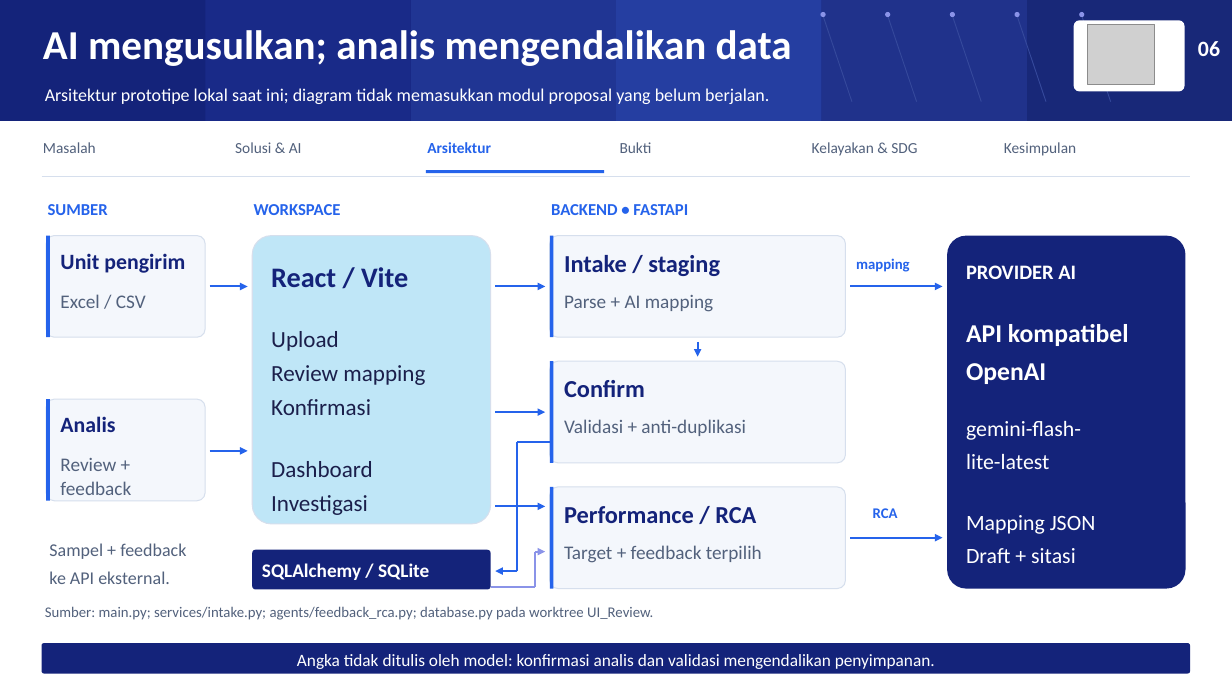
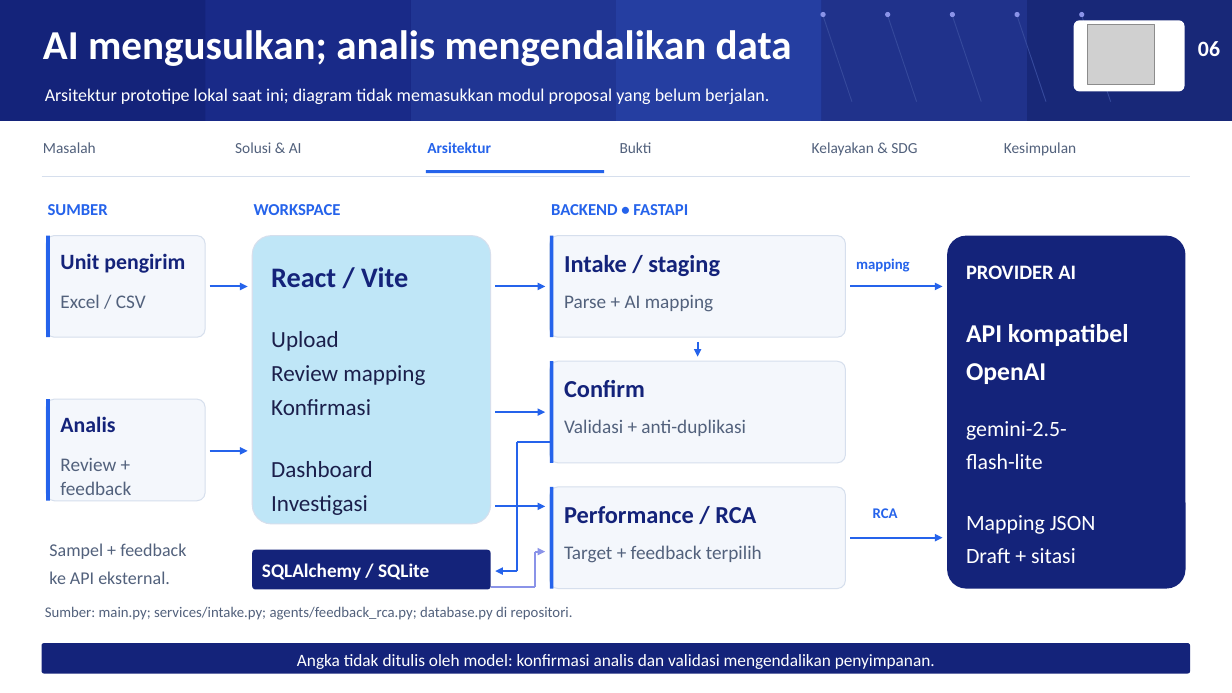
Before and after one commit to Llovind/OmniKP, a slide deck: slide 6 of output/deck/itase-evidence/omniKPI_ITASE_Evidence_Story.pptx. Drawn at 1232x693 pixels with LibreOffice and Linux fonts; fonts in the diff are those of the drawing; grey boxes stand for pictures. Boxes give left, top, right and bottom in pixels: in the first picture for what was removed or moved away, otherwise in the second. Text is boxed around its words. In the diff, an @@ line names an element or a change of style, - is before the commit and + after.

```diff
--- a/output/deck/itase-evidence/omniKPI_ITASE_Evidence_Story.pptx
+++ b/output/deck/itase-evidence/omniKPI_ITASE_Evidence_Story.pptx
@@ text at [966, 421, 1067, 469]: text changed @@
-gemini-flash-
-lite-latest
+gemini-2.5-
+flash-lite
@@ text at [45, 606, 573, 620]: text changed @@
-Sumber: main.py; services/intake.py; agents/feedback_rca.py; database.py pada worktree UI_Review.
+Sumber: main.py; services/intake.py; agents/feedback_rca.py; database.py di repositori.
```
Also in this commit, not shown: 5 other slides changed, 41 other files.
